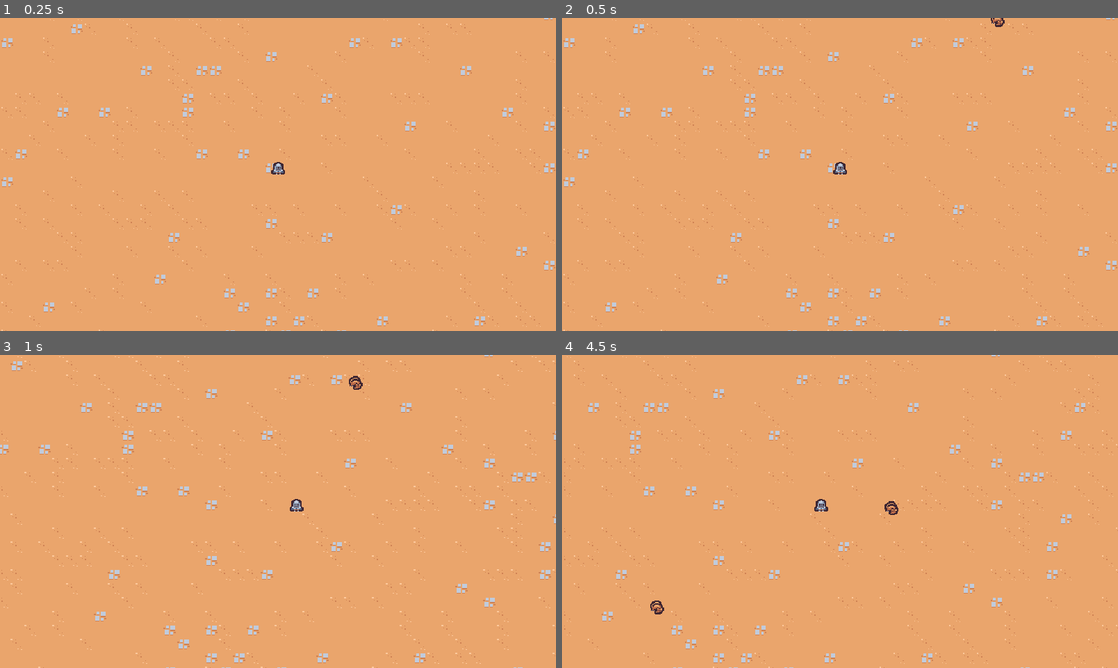
Above: before the commit, frames 1-4 (two rows, left to right).
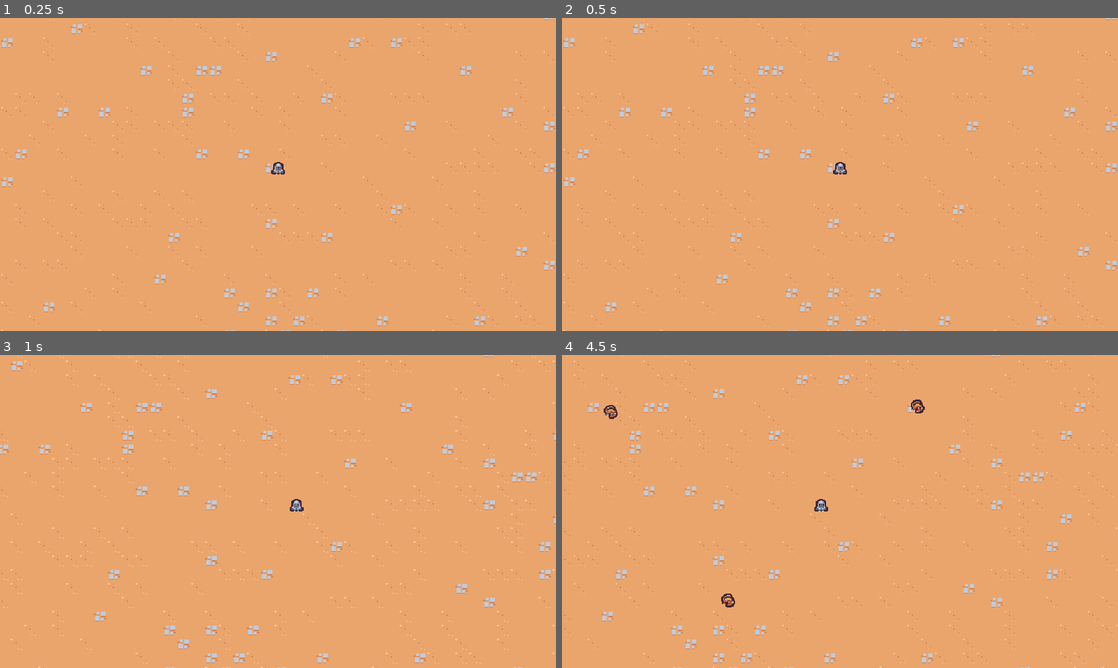
Above: after the commit, the same moments.

Repository: jrenato/dungeon_survival
Game: Godot game, scene res://src/world/levels/level.tscn
Two runs of this game, one before a commit and one after it. Both use one fixed random seed, a clock stepped at 60 frames per second and the inputs below.
Inputs:
- Up to frame 1 (0.25 s): no input
- Up to frame 2 (0.5 s): no input
- Up to frame 3 (1 s): hold D (move_right) from 0.53 s (still down)
- Up to frame 4 (4.5 s): release D (move_right) at 1.28 s; hold S (move_down) 1.28-2.03 s; hold D (move_right) 2.03-2.78 s; hold W (move_up) 2.78-3.53 s; hold A (move_left) from 3.53 s (still down)

Frame 1 is identical in both runs. In frame 2, less than 0.1% of the frame differs, in the area x 77-80%, y 0-3%; in frame 3, less than 0.1%; in frame 4, 0.4%, in the area x 7-66%, y 14-83%.

Commit message:
Added enemy manager (spawner)

Diff:
--- /dev/null
+++ b/src/enemies/enemy_manager.gd
@@ -0,0 +1,22 @@
+extends Node
+
+const SPAWN_RADIUS : int = 400
+
+@export var enemy_scene : PackedScene
+
+
+func _ready() -> void:
+	%Timer.timeout.connect(on_timer_timeout)
+
+
+func on_timer_timeout() -> void:
+	var player : Player = get_tree().get_first_node_in_group("player") as Player
+	if player == null:
+		return
+
+	var random_direction : Vector2 = Vector2.RIGHT.rotated(randf_range(0, TAU))
+	var spawn_position : Vector2 = player.global_position + (random_direction * SPAWN_RADIUS)
+
+	var enemy : Enemy = enemy_scene.instantiate() as Enemy
+	get_parent().add_child(enemy)
+	enemy.global_position = spawn_position
--- /dev/null
+++ b/src/enemies/enemy_manager.tscn
@@ -0,0 +1,12 @@
+[gd_scene load_steps=3 format=3 uid="uid://c6tk8txxla80g"]
+
+[ext_resource type="Script" path="res://src/enemies/enemy_manager.gd" id="1_xgtbm"]
+[ext_resource type="PackedScene" uid="uid://ucwgehrgp1pf" path="res://src/enemies/enemy.tscn" id="2_csapg"]
+
+[node name="EnemyManager" type="Node"]
+script = ExtResource("1_xgtbm")
+enemy_scene = ExtResource("2_csapg")
+
+[node name="Timer" type="Timer" parent="."]
+unique_name_in_owner = true
+autostart = true
--- a/src/world/levels/level.tscn
+++ b/src/world/levels/level.tscn
@@ -1,11 +1,13 @@
 [gd_scene load_steps=5 format=3 uid="uid://cqnhgc3msfays"]
 
+[ext_resource type="PackedScene" uid="uid://c6tk8txxla80g" path="res://src/enemies/enemy_manager.tscn" id="1_41efo"]
 [ext_resource type="PackedScene" uid="uid://b78drq48r6qaf" path="res://src/camera/game_camera.tscn" id="1_lbn1a"]
 [ext_resource type="PackedScene" uid="uid://cefhlogl5vpdx" path="res://src/player/player.tscn" id="1_saqk8"]
 [ext_resource type="TileSet" uid="uid://bicur6ubwdaip" path="res://resources/tilesets/tiny_dungeon.tres" id="1_xhy72"]
-[ext_resource type="PackedScene" uid="uid://ucwgehrgp1pf" path="res://src/enemies/enemy.tscn" id="4_1y1rd"]
 
 [node name="Level" type="Node"]
+
+[node name="EnemyManager" parent="." instance=ExtResource("1_41efo")]
 
 [node name="GameCamera" parent="." instance=ExtResource("1_lbn1a")]
 
@@ -15,9 +17,3 @@
 layer_0/tile_data = PackedInt32Array(655375, 65537, 4, 589839, 1, 4, 524303, 1, 4, 458767, 1, 4, 393231, 1, 4, 327695,  …(35991 unchanged characters)…
 
 [node name="Player" parent="." instance=ExtResource("1_saqk8")]
-
-[node name="Enemy" parent="." instance=ExtResource("4_1y1rd")]
-position = Vector2(208, -200)
-
-[node name="Enemy2" parent="." instance=ExtResource("4_1y1rd")]
-position = Vector2(-400, 200)
